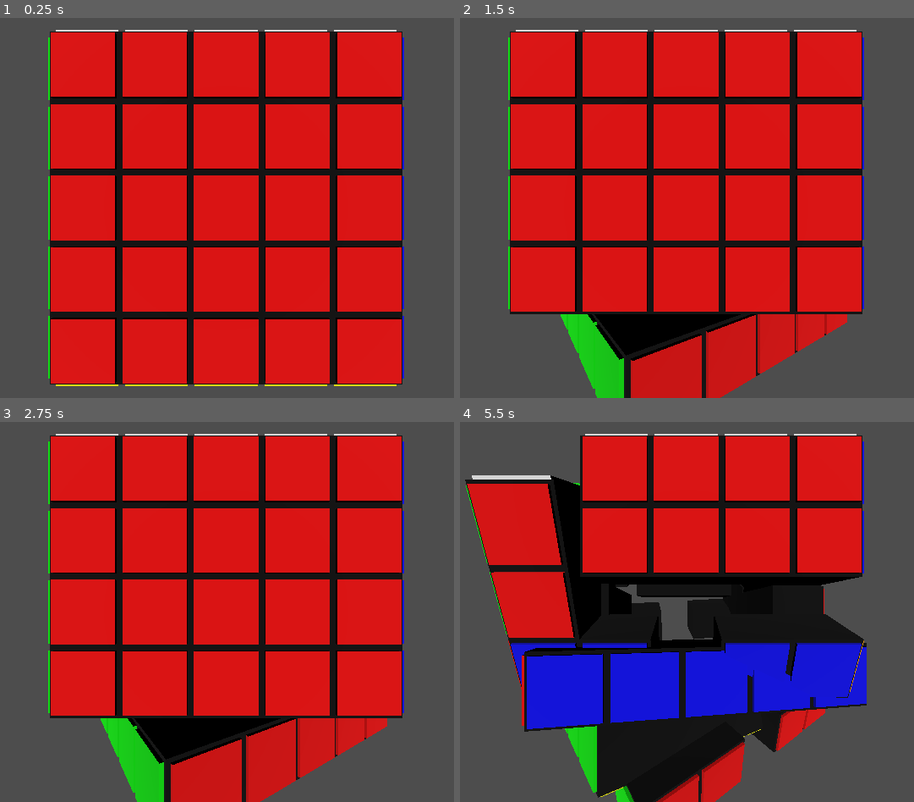
Above: before the commit, frames 1-4 (two rows, left to right).
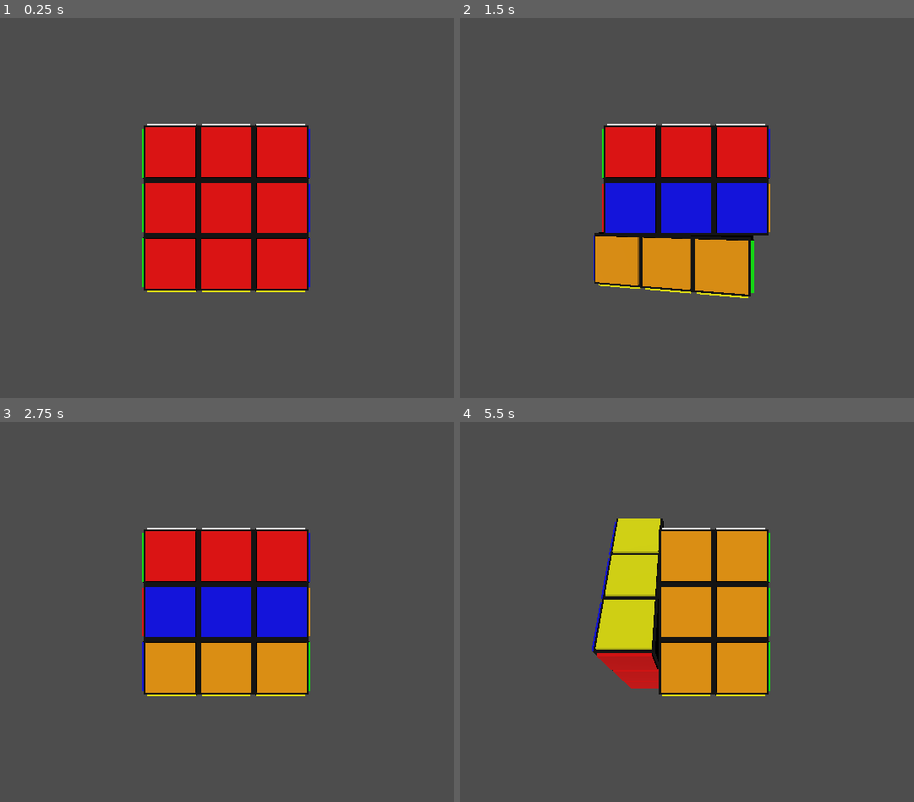
Above: after the commit, the same moments.

Repository: sieradzki/RLCubeSolver-Godot
Game: Godot game, scene res://CubeEnv/Cube.tscn
Same seed, same stepped clock (60 frames per second), same inputs: the game is played once before the commit and once after it.
Inputs (mouse positions are in pixels of both pictures, inside the frame that each line leads up to):
- Up to frame 1 (0.25 s): no input
- Up to frame 2 (1.5 s): tap Enter at 0.5 s; move the mouse to (836, 189) at 0.52 s; hold W 0.53-1.28 s; hold 1 0.53-1.28 s; click (836, 189) at 0.67 s; tap Q at 0.8, 1.35 s; move the mouse to (550, 227) at 1.27 s
- Up to frame 3 (2.75 s): tap 2 at 1.55 s; tap Space at 2 s; move the mouse to (295, 528) at 2.02 s; hold W from 2.03 s (still down); hold 2 from 2.03 s (still down); tap 3 at 2.3 s
- Up to frame 4 (5.5 s): move the mouse to (650, 688) at 2.77 s; release 2 at 2.78 s; tap 3 at 2.85 s; click (650, 688) at 2.92 s; tap E at 3.05 s; move the mouse to (886, 669) at 3.52 s; release W at 3.53 s; hold E 3.53-4.28 s; tap 4 at 3.8, 4.35 s; move the mouse to (482, 555) at 4.27 s; tap R at 4.55 s; tap Enter at 5 s; move the mouse to (718, 612) at 5.02 s; hold R from 5.03 s (still down); click (718, 612) at 5.17 s; tap 5 at 5.3 s

The runs differ from the first frame. In frame 1, 62% of the frame differs, in the area x 10-90%, y 3-97%; in frame 2, 65%, in the area x 10-90%, y 3-100%; in frame 3, 65%; in frame 4, 65%.
Error before the commit: Invalid type in function 'disband_rotation_group' in base 'Node3D (Cube.gd)'. The Object-derived class of argument 1 (previously freed) is not a subclass of th…

Commit message:
Check if the cube is rotating

Diff:
--- a/environment/CubeEnv/Cube.gd
+++ b/environment/CubeEnv/Cube.gd
@@ -4,23 +4,28 @@
 # Preload the small piece
 var piece_scene = preload("res://CubeEnv/Piece.tscn")
 
-@export var cube_size = 5
+@export var cube_size = 3
 
 enum CubeSide { TOP, BOTTOM, LEFT, RIGHT, FRONT, BACK }
 
+# Rotation axes
 const AXIS_X = Vector3(1, 0, 0)
 const AXIS_Y = Vector3(0, 1, 0)
 const AXIS_Z = Vector3(0, 0, 1)
 
 var current_rotation_group: Node3D = null
 
+# For storing cube's pieces state
 var cube_pieces = Array()
+
+var is_rotating = false
 
 func _ready():
 	create_cube(cube_size)
-	#print(cube_pieces)
 
 func _input(delta):
+	if is_rotating:
+		return
 	if Input.is_key_pressed(KEY_1):
 		rotate_side(CubeSide.BOTTOM, 0, 90)
 	elif Input.is_key_pressed(KEY_Q):
@@ -47,6 +52,7 @@
 		rotate_side(CubeSide.LEFT, 2, -90)
 
 func rotate_side(side, layer, angle):
+	is_rotating = true
 	if current_rotation_group:
 			disband_rotation_group(current_rotation_group)
 	current_rotation_group = create_rotation_group(side, layer)
@@ -160,16 +166,9 @@
 	return rotation_group
 
 func update_cube_pieces(side: CubeSide, layer: int, angle: int):
-	print("before")
-	print(cube_pieces)
-
 	var pieces_on_side = get_pieces_on_side(side, layer)
 	var pieces_to_rotate = pieces_on_side[0]
 	var pieces_positions = pieces_on_side[1]
-	print("pieces_to_rotate")
-	print(pieces_to_rotate)
-	print("pieces_positions")
-	print(pieces_positions)
 
 	var new_positions
 	match angle:
@@ -178,8 +177,6 @@
 		-90:
 			new_positions = rotate_layer_counterclockwise(pieces_positions, cube_size, side)
 
-	print("new_positions")
-	print(new_positions)
 	# Create a dictionary to map old positions to new pieces
 	var position_to_piece = {}
 	for i in range(pieces_to_rotate.size()):
@@ -193,9 +190,6 @@
 		var old_pos = pieces_positions[i]
 		var new_piece = position_to_piece[old_pos]
 		cube_pieces[new_pos[0]][new_pos[1]][new_pos[2]] = new_piece
-
-	print("after")
-	print(cube_pieces)
 
 func rotate_layer_clockwise(layer: Array, size: int, side: CubeSide) -> Array:
 	var rotated_layer = []
@@ -271,7 +265,7 @@
 	# Remove the rotation group from the scene tree
 	rotation_group.queue_free()
 
-func rotate_group(rotation_group: Node3D, axis: Vector3, angle_degrees: float, duration: float = 0.1):
+func rotate_group(rotation_group: Node3D, axis: Vector3, angle_degrees: float, duration: float = 0.3):
 	var tween = get_tree().create_tween()
 	var start_rotation = rotation_group.rotation_degrees
 	var end_rotation = start_rotation + axis * angle_degrees
@@ -286,3 +280,4 @@
 func _on_tween_finished(rotation_group):
 	disband_rotation_group(rotation_group)
 	current_rotation_group = null
+	is_rotating = false
